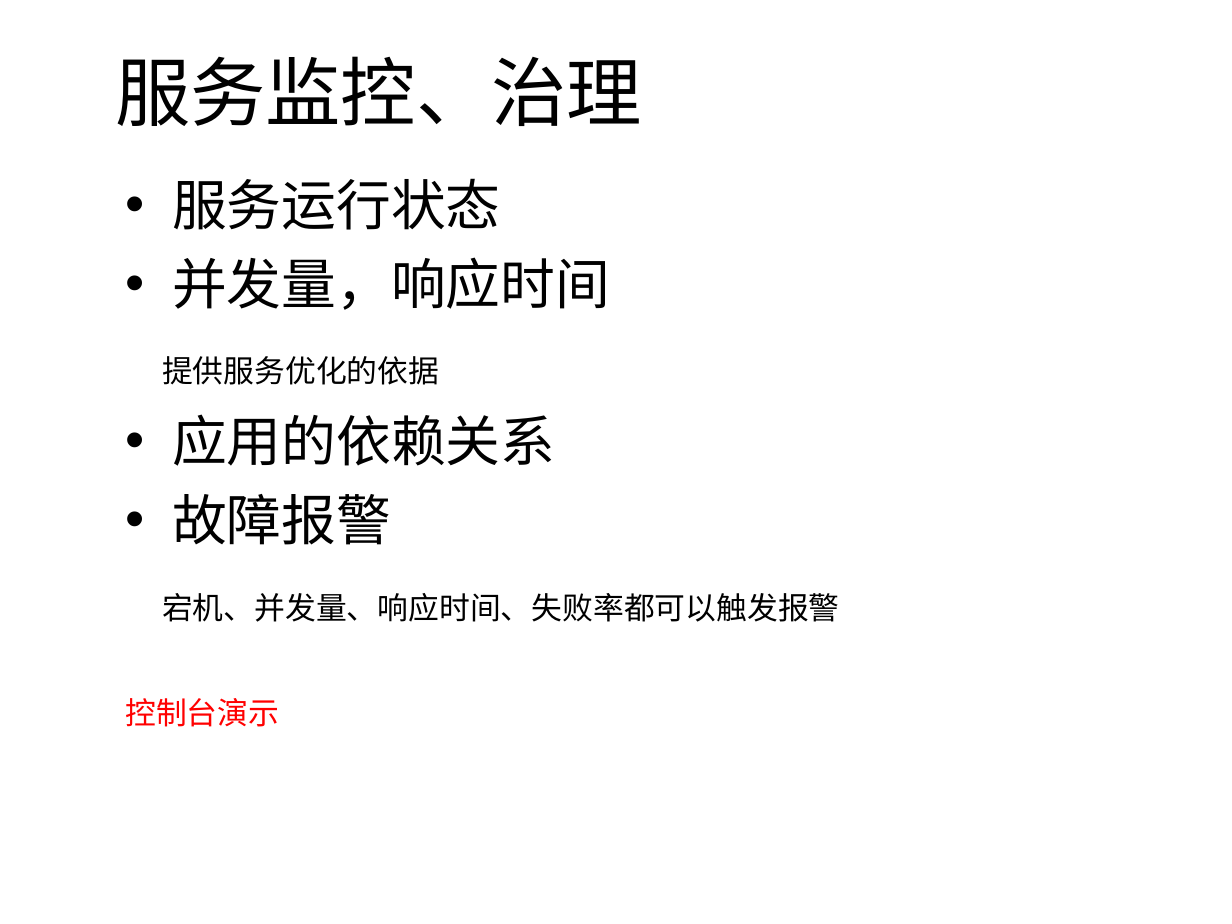
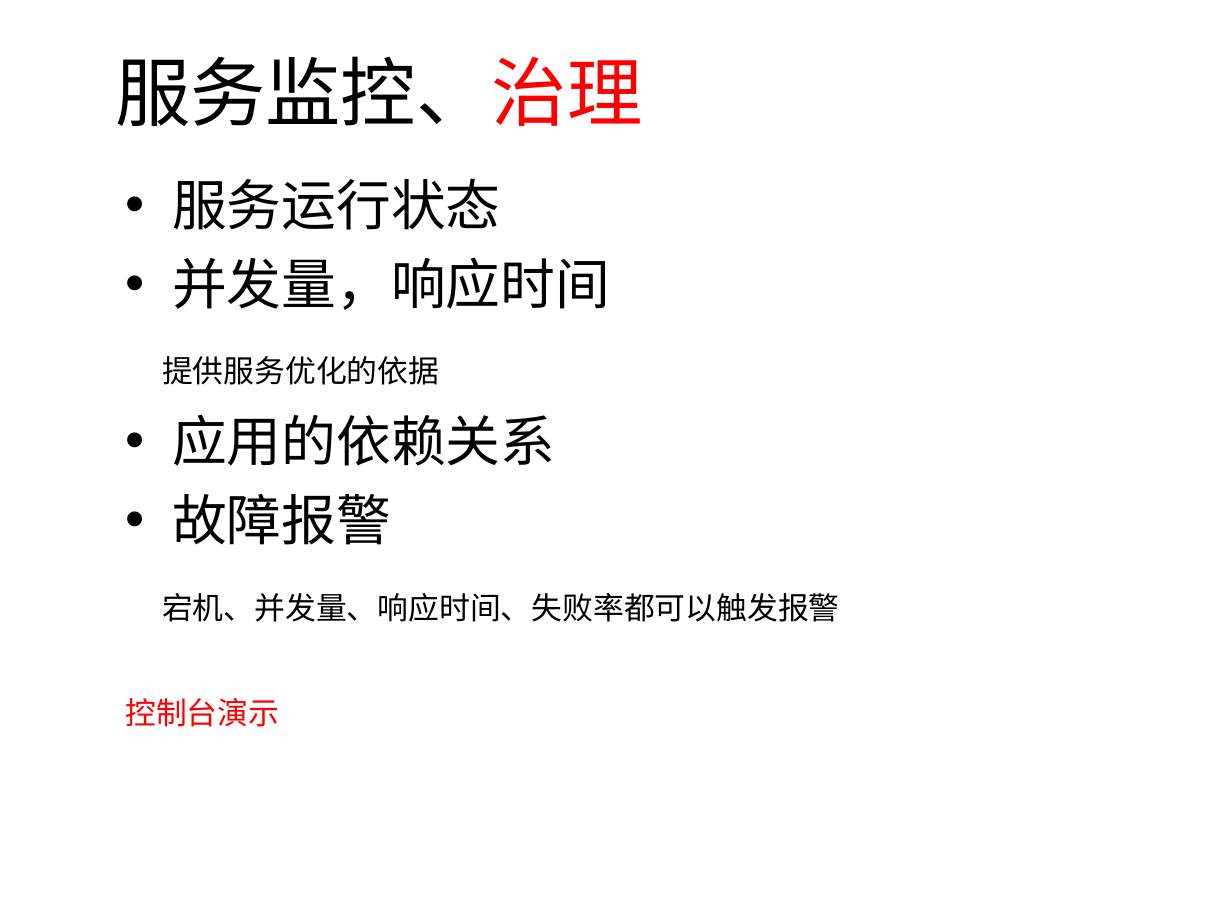
Before and after one commit to sunquan/test, a slide deck: slide 6 of doc/thrift架构分享.pptx. Drawn at 1232x924 pixels with LibreOffice and Linux fonts; fonts in the diff are those of the drawing; background and template pictures are left out. Boxes give left, top, right and bottom in pixels: in the first picture for what was removed or moved away, otherwise in the second. Text is boxed around its words. In the diff, an @@ line names an element or a change of style, - is before the commit and + after.

Commit message:
update

```diff
--- a/doc/thrift架构分享.pptx
+++ b/doc/thrift架构分享.pptx
@@ title "服务监控、治理" at (x1=115, y1=56, x2=642, y2=126): text colour #000000 to #FF0000 in "服务监控、治理" @@
```
